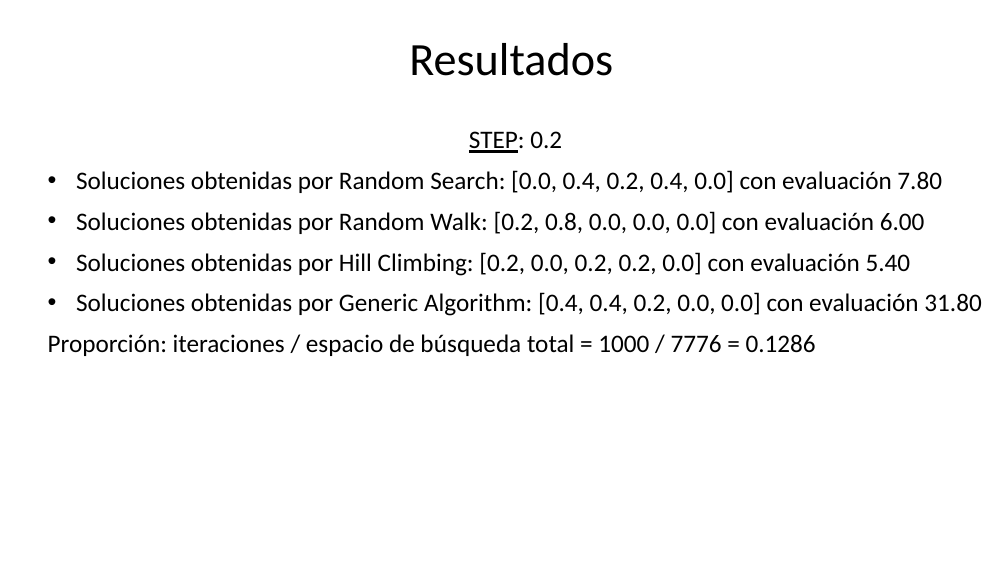
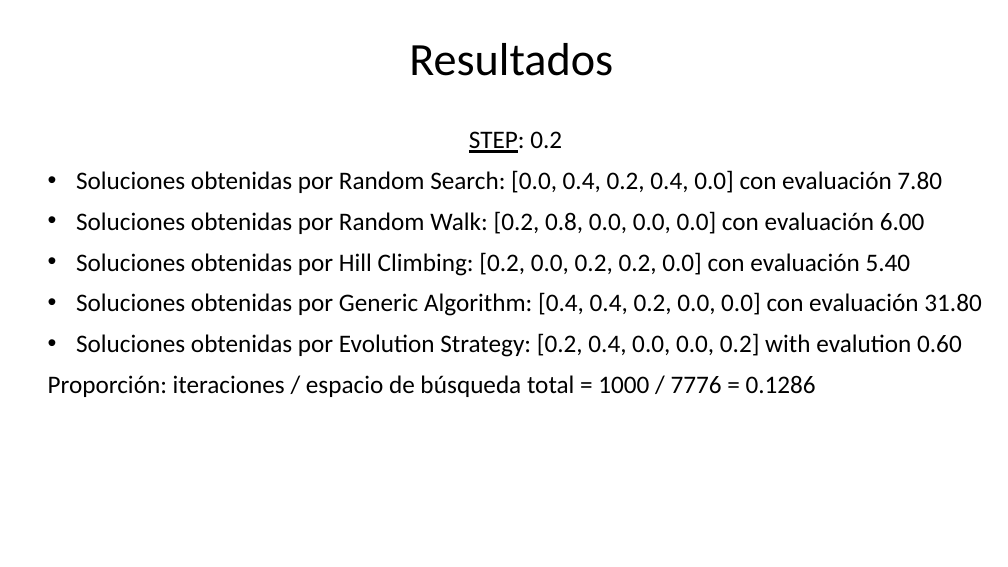
Before and after one commit to Javy011021/prediccion1, a slide deck: slide 2 of ppt/Resultados.pptx. Drawn at 1008x567 pixels with LibreOffice and Linux fonts; fonts in the diff are those of the drawing. Boxes give left, top, right and bottom in pixels: in the first picture for what was removed or moved away, otherwise in the second. Text is boxed around its words. In the diff, an @@ line names an element or a change of style, - is before the commit and + after.

Commit message:
feat: Evolution Strategy

```diff
--- a/ppt/Resultados.pptx
+++ b/ppt/Resultados.pptx
@@ subtitle at [76,333,962,357]: paragraph added @@
+• Soluciones obtenidas por Evolution Strategy: [0.2, 0.4, 0.0, 0.0, 0.2] with evalution 0.60
```
Also in this commit, not shown: 1 other slide changed, 2 other files.
